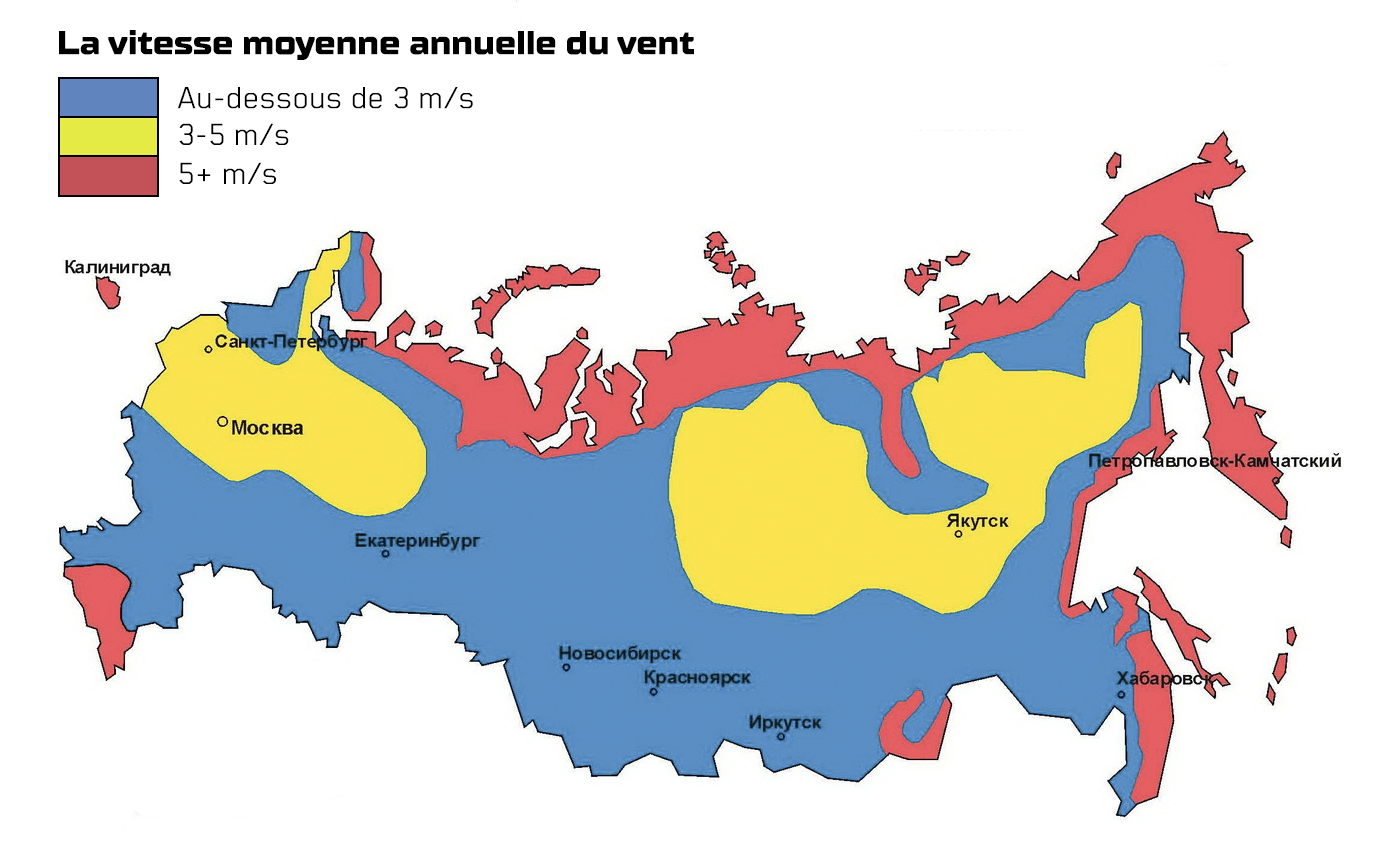
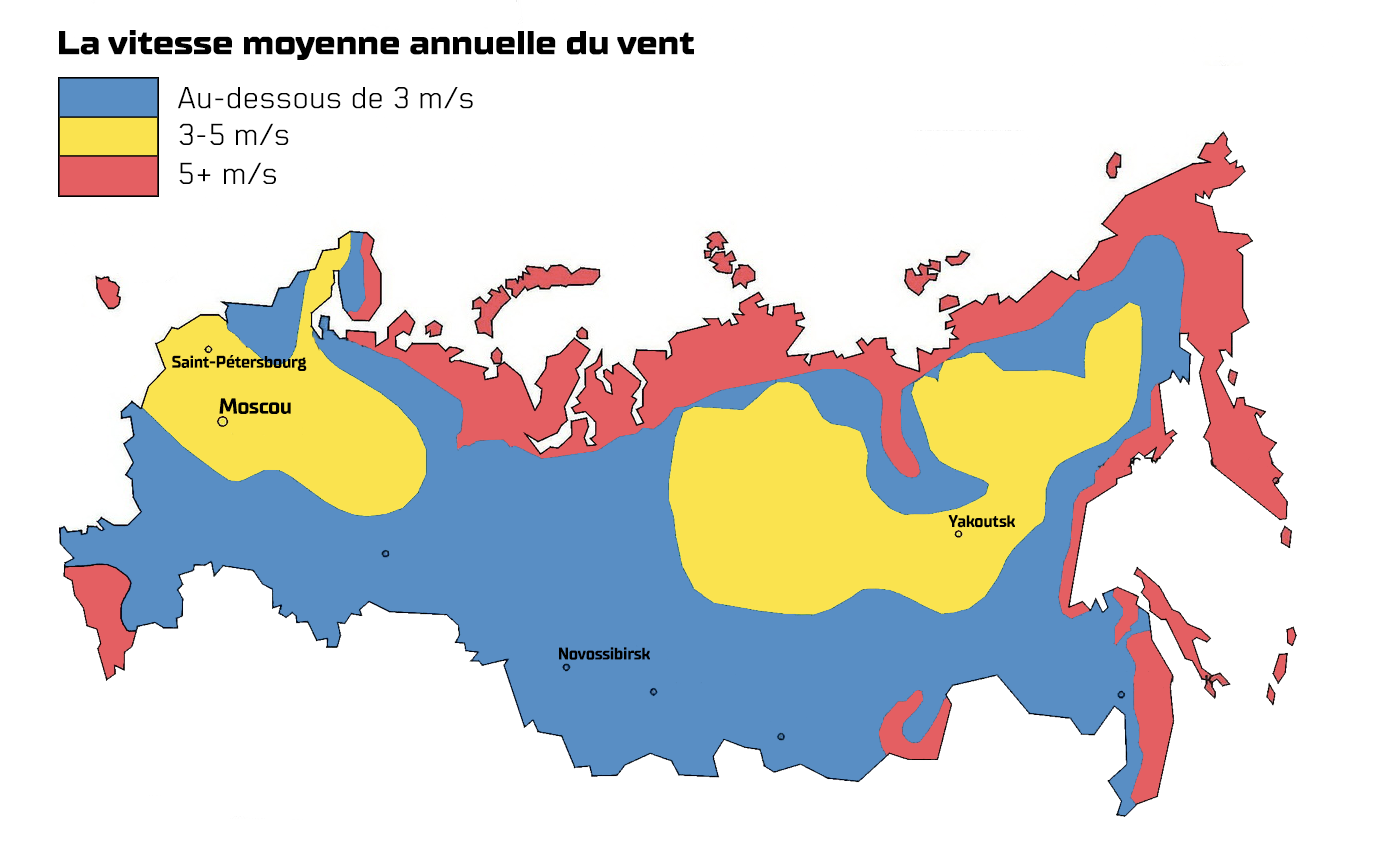
Before/after of a w=1379, h=852 layered artwork. What changed in the layer stack:
painted on "Layer 2" over (59, 78, 158, 196)
added layer "Yakoutsk" above "Novossibirsk" over (948, 515, 1015, 528)
added layer "Novossibirsk" above "Saint-Pétersbourg" over (559, 647, 650, 660)
added layer "Saint-Pétersbourg" above "Moscou" over (172, 355, 307, 371)
added layer "Moscou" above "Layer 0" over (219, 398, 291, 414)
painted on "Layer 0" over (59, 130, 1341, 828)
